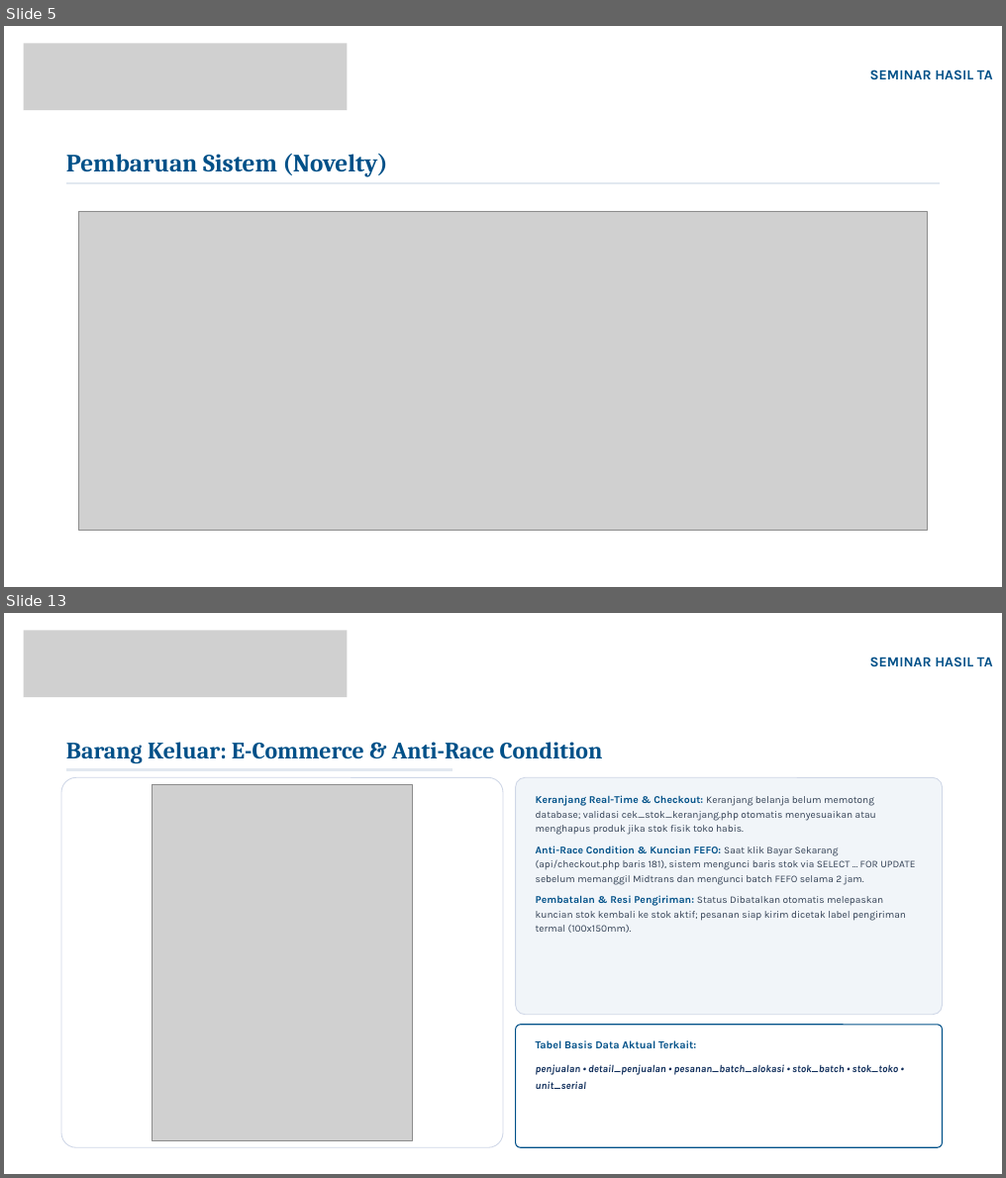
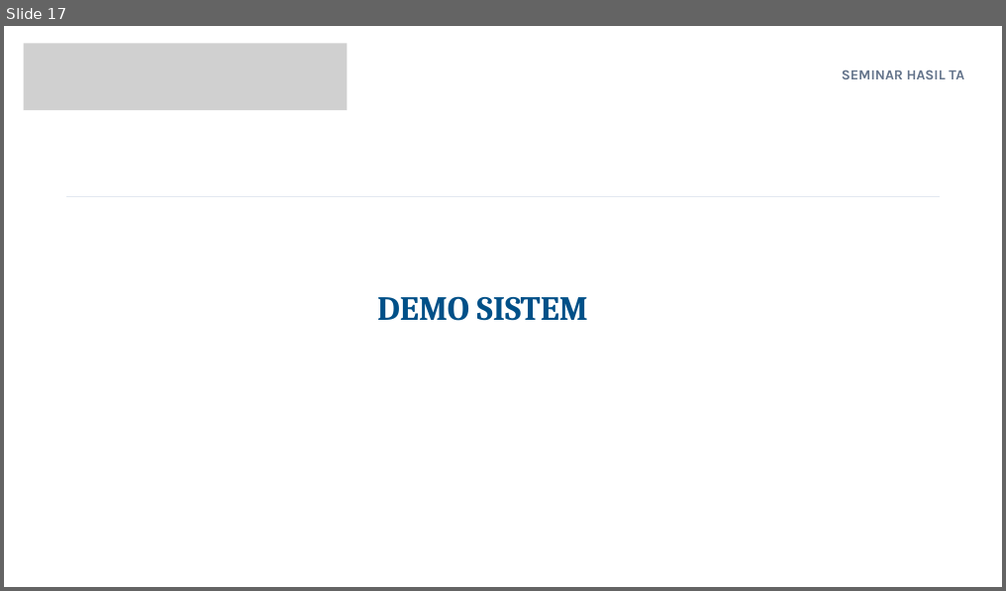
Before and after one commit to Marcell151/Sistem-Informasi-Inventori-Omnichannel-Zencare-Medical, a slide deck: lain/PPT/Seminar Hasil TA.pptx. Shown one above the other, each under a label of ours: slides 5 and 13 before the commit, slide 17 after it; the slides between them are not shown. The pictures are 1006x1178 and 1006x591 pixels, drawn with LibreOffice and Linux fonts; fonts in the diff are those of the drawing; grey boxes stand for pictures; background and template pictures are left out. Boxes give left, top, right and bottom in pixels: in the first picture for what was removed or moved away, otherwise in the second. Text is boxed around its words. In the diff, an @@ line names an element or a change of style, - is before the commit and + after.

```diff
--- a/lain/PPT/Seminar Hasil TA.pptx
+++ b/lain/PPT/Seminar Hasil TA.pptx
@@ slide 13 removed at bbox=[4, 613, 1002, 1174], background picture (left out) @@
@@ picture removed at bbox=[24, 631, 347, 697] @@
@@ text removed at bbox=[870, 657, 993, 667] @@
-SEMINAR HASIL TA
@@ text removed at bbox=[66, 742, 603, 764] @@
-Barang Keluar: E-Commerce & Anti-Race Condition
@@ rounded rectangle removed at bbox=[61, 777, 503, 1148] @@
@@ freeform shape removed at bbox=[66, 768, 452, 771] @@
@@ picture removed at bbox=[152, 784, 412, 1141] @@
@@ rounded rectangle removed at bbox=[516, 777, 943, 1015] @@
@@ text removed at bbox=[536, 795, 915, 933] @@
-Keranjang Real-Time & Checkout: Keranjang belanja belum memotong database; validasi cek_stok_keranjang.php otomatis menyesuaikan atau menghapus produk jika stok fisik toko habis.
-Anti-Race Condition & Kuncian FEFO: Saat klik Bayar Sekarang (api/checkout.php baris 181), sistem mengunci baris stok via SELECT ... FOR UPDATE sebelum memanggil Midtrans dan mengunci batch FEFO selama 2 jam.
-Pembatalan & Resi Pengiriman: Status Dibatalkan otomatis melepaskan kuncian stok kembali ke stok aktif; pesanan siap kirim dicetak label pengiriman termal (100x150mm).
@@ rounded rectangle removed at bbox=[516, 1025, 943, 1148] @@
@@ text removed at bbox=[536, 1041, 696, 1049] @@
-Tabel Basis Data Aktual Terkait:
@@ text removed at bbox=[536, 1064, 899, 1089] @@
-penjualan • detail_penjualan • pesanan_batch_alokasi • stok_batch • stok_toko • unit_serial
@@ freeform shape removed at bbox=[825, 1138, 993, 1166] @@
@@ what was slide 5 is now slide 17 @@
@@ slide 17 changed as well @@
@@ text "SEMINAR HASIL TA" at bbox=[842, 70, 964, 79]: text colour #005088 to #64748B; alignment right to centre; less space between paragraphs @@
@@ text removed at bbox=[66, 153, 388, 177] @@
-Pembaruan Sistem (Novelty)
@@ freeform shape: place and size @@
-freeform shape at bbox=[66, 182, 940, 184]
+freeform shape at bbox=[66, 196, 940, 197]
@@ picture removed at bbox=[79, 211, 927, 531] @@
@@ text added at bbox=[377, 296, 588, 321], 49 pt, text #005088, bold @@
+DEMO SISTEM
```
Also in this commit, not shown: 7 other slides changed, 15 slides added, 13 other slides removed, 47 other files.
